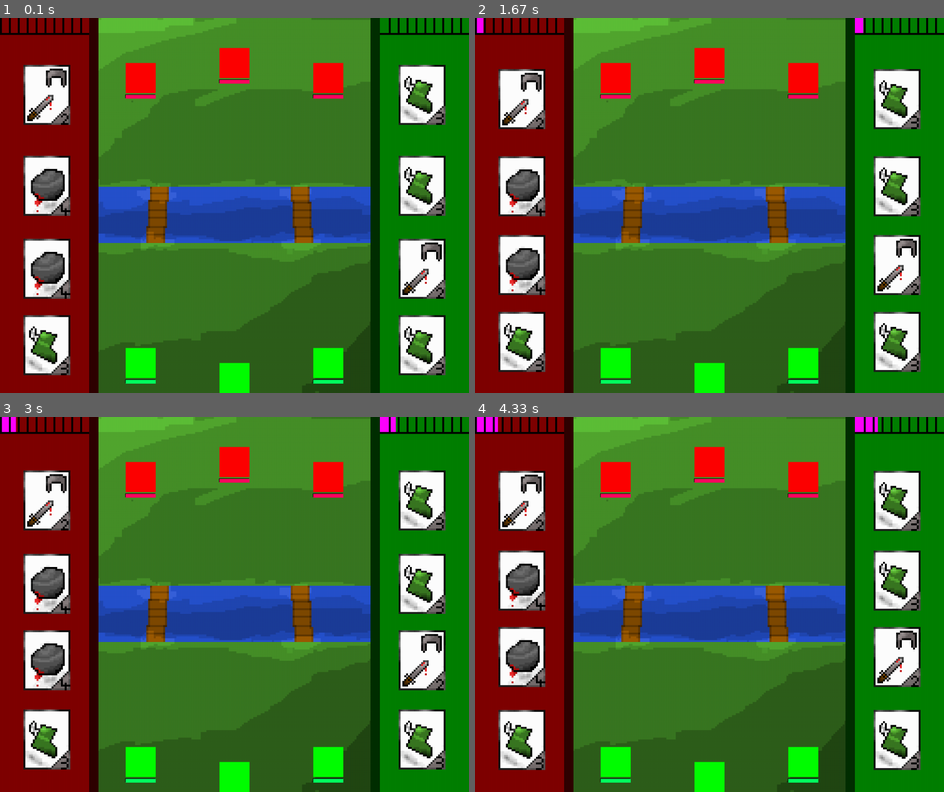
Above: before the commit, frames 1-4 (two rows, left to right).
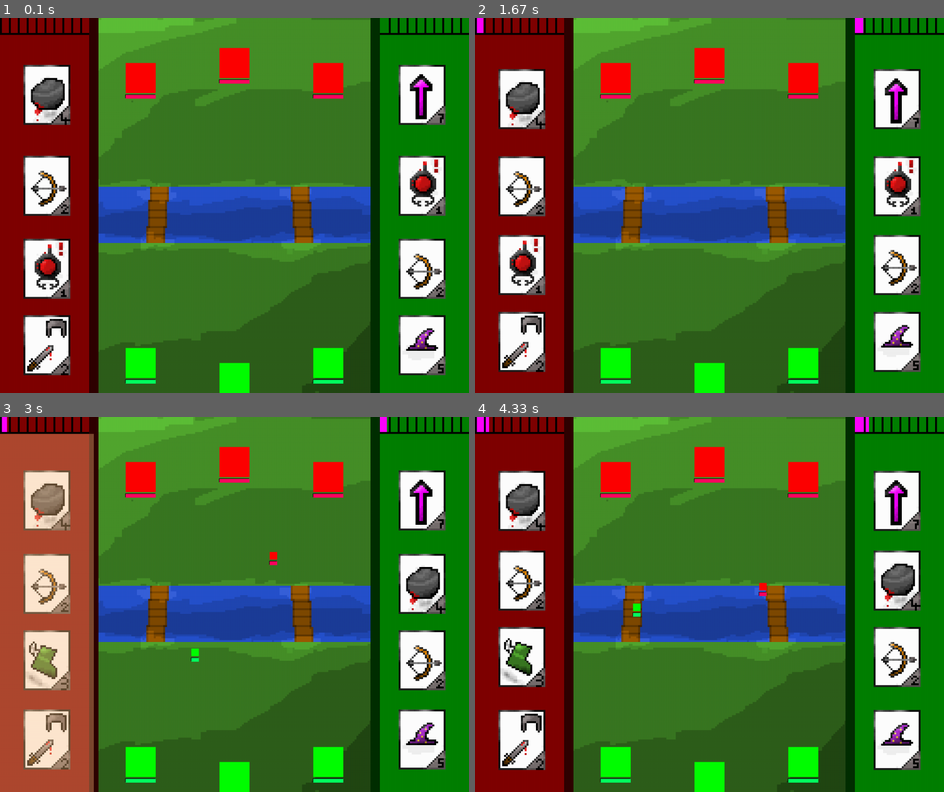
Above: after the commit, the same moments.

Repository: twattus/c_o_c-testing-on-pygame
Game: pygame game, started from c_o_c_py.py
Same seed, same stepped clock (60 frames per second), same inputs: the game is played once before the commit and once after it.
Inputs:
- Up to frame 1 (0.1 s): no input
- Up to frame 2 (1.67 s): no input
- Up to frame 3 (3 s): tap 8 at 1.83 s; tap 3 at 2.17 s
- Up to frame 4 (4.33 s): no input

The runs differ from the first frame. In frame 1, 5.1% of the frame differs, in the area x 5-95%, y 13-96%; in frame 2, 5.1%; in frame 3, 22%, in the area x 0-95%, y 0-100%; in frame 4, 5.5%.

Commit message:
Update to c_o_c_py.py, it's the new version now

Diff:
--- a/c_o_c_py.py
+++ b/c_o_c_py.py
@@ -9,10 +9,22 @@
 screen=pygame.display.set_mode((screen_x,screen_y))
 pygame.display.set_caption('C_o_c testing')
 
+
+transparent_p1_cooldown_bg=pygame.Surface((200,screen_y))
+transparent_p1_cooldown_bg.set_alpha(96)
+transparent_p1_cooldown_bg.fill((255,192,129))
+
+transparent_p2_cooldown_bg=pygame.Surface((200,screen_y))
+transparent_p2_cooldown_bg.set_alpha(96)
+transparent_p2_cooldown_bg.fill((192,255,192))
+
 p1_points_bar=0.0
 p2_points_bar=0.0
-
-#2d list, [hp,speed,atk_speed,range,behaviour_id,attack_id,size,cost]
+p1_regen_speed=1.0
+p2_regen_speed=1.0
+
+p1_deck_options=[1,2,3,4,5,6,7,8] #legend has it that two of the same card cannot be found on the same options table
+p2_deck_options=[1,2,3,4,5,6,7,8] #Hugo is a reasonably reliable source
 
 #ids are as follows
 bg_img=pygame.image.load("background_area_piskel.png").convert_alpha()
@@ -20,24 +32,38 @@
 red_victory_png=pygame.image.load("red_victory_piskel.png").convert_alpha()
 green_victory_png=pygame.image.load("green_victory_piskel.png").convert_alpha()
 
-tile_images=[0,
+tile_images=[0, #the tower has no icon because it can't be deployed
              pygame.image.load("generic_fellow_piskel.png").convert_alpha(),
              pygame.image.load("giant_piskel.png").convert_alpha(),
-             pygame.image.load("speedy_boi_piskel.png").convert_alpha(),]
-
+             pygame.image.load("speedy_boi_piskel.png").convert_alpha(),
+             pygame.image.load("wizard_icon_piskel.png").convert_alpha(),
+             pygame.image.load("angry_tree_fellow_piskel.png").convert_alpha(),
+             pygame.image.load("distraction_bot_piskel.png").convert_alpha(),
+             pygame.image.load("archer_piskel.png").convert_alpha(),
+             pygame.image.load("regen_piskel.png").convert_alpha(),]
+
+#2d list, [hp,speed,atk_speed,range,behaviour_id,attack_id,size,cost]
 unit_data=[[1000,0,120,300,0,0,64,-1], #0:tower
-           [40,1,60,32,1,0,24,2],#1:generic fellow
-           [500,0.4,120,100,2,3,36,4], #2:big boi
-           [50,2,6,128,1,2,20,3], #3: speedy fellow
-           [],
+           [100,1,60,32,1,0,24,2],#1:generic fellow
+           [300,0.4,120,100,2,3,36,4], #2:big boi
+           [100,2,6,128,1,2,20,3], #3: speedy fellow
+           [200,0.8,15,150,1,4,40,5], #4: wizard
+           [500,0.1,360,300,1,5,48,5], #5: ent
+           [400,2,1200,100,1,6,16,1], #6: distractor
+           [400,1.5,20,250,1,7,24,2], #7: archer
+           [1,1,1,1,1,1,1,7], #8: regen upgrade
            []
            ]
 
 #2d list: [dmg,abs_speed,size]
 projectile_data=[[10,40,16], #0:fire or smthn idk
                  [20,10,18], #1:strong proj idk
-                 [3,20,8], #2:bullet ig
+                 [15,20,8], #2:bullet ig
                  [50,5,40], #3: big boi attack (very technical vocabulary)
+                 [40,10,16], #4: magic thing ig
+                 [200,5,60], #5: tree?
+                 [20,20,32], #6: laser
+                 [16,10,20], #7: arrow
                  []]
 
 class projectile:
@@ -239,8 +265,8 @@
                 if pygame.Rect.colliderect(self.projectiles[e].rect,self.units[f].rect):
                     self.units[f].hp-=self.projectiles[e].dmg
                     if self.units[f].hp<=0:
-                        self.units[f].x-=10000 #same as with proj, its just safer to do it this way
-                    self.projectiles[e].x-=10000 #casts the projectile into the void, because removing items during iteration is severely dangerous
+                        self.units[f].x-=10000000 #same as with proj, its just safer to do it this way
+                    self.projectiles[e].x-=10000000 #casts the projectile into the void, because removing items during iteration is severely dangerous
                     break
         self.validate()
 
@@ -275,16 +301,43 @@
 #     units_container.units.append(unit(400+random.randint(-100,100),[700,300][e%2],[1,1,1,2][e%4],[True,False][e%2])) #debug testing
 
 p1_options=[]
-p1_cooldown=30
+p1_cooldown=0
 p2_options=[]
-p2_cooldown=30
+p2_cooldown=0
 
 def draw_options(options_list,x):
     for e in range(0,len(options_list)):
         screen.blit(tile_images[options_list[e]],(x,(16*math.sin((tick/160)+20*e))+100+(180*e)))
         #pygame.draw.rect(screen,[(0,0,0),(255,128,32),(128,255,32),(32,128,255)][options_list[e]],pygame.Rect(x,(16*math.sin((tick/160)+20*e))+100+(180*e),100,128))
 
+
+def refill_p1_options(removal_index):
+        global p1_options,p1_deck_options
+        while len(p1_options)<4:
+            if len(p1_deck_options)>=5:
+                random.shuffle(p1_deck_options)
+                if p1_deck_options[0] not in p1_options:
+                    p1_options.insert(removal_index,p1_deck_options[0])
+                    p1_deck_options.pop(0)
+            else:
+                p1_deck_options=[1,2,3,4,5,6,7,8]
+
+def refill_p2_options(removal_index):
+        global p2_options,p2_deck_options
+        while len(p2_options)<4:
+            if len(p2_deck_options)>=5:
+                random.shuffle(p2_deck_options)
+                if p2_deck_options[0] not in p2_options:
+                    p2_options.insert(removal_index,p2_deck_options[0])
+                    p2_deck_options.pop(0)
+            else:
+                p2_deck_options=[1,2,3,4,5,6,7,8]
+
+refill_p1_options(0)
+refill_p2_options(0)
+
 def choose_options():
+    global p1_regen_speed,p2_regen_speed
     global p1_cooldown,p1_points_bar
     if p1_cooldown==0 and (board[pygame.K_1] or board[pygame.K_2] or board[pygame.K_3] or board[pygame.K_4]):
         temp_p1_choices=[board[pygame.K_1],board[pygame.K_2],board[pygame.K_3],board[pygame.K_4]]
@@ -292,9 +345,14 @@
             if temp_p1_choices[e]:
                 if p1_points_bar>=unit_data[p1_options[e]][7]:
                     p1_points_bar-=unit_data[p1_options[e]][7]
-                    p1_cooldown=30
-                    units_container.units.append(unit(random.randint(-40,40)+(screen_x/2),200,p1_options[e],False))
-                    p1_options[e]=random.choice([1,1,1,2,3,3])
+                    # print(unit_data[p1_options[e]],unit_data[p1_options[e]][7])
+                    p1_cooldown=60
+                    if p1_options[e]==8:
+                        p1_regen_speed+=1
+                    else:
+                        units_container.units.append(unit(random.randint(-40,40)+(screen_x/2),200,p1_options[e],False))
+                    p1_options.pop(e)
+                    refill_p1_options(e)
                     break
 
     global p2_cooldown,p2_points_bar
@@ -304,9 +362,13 @@
             if temp_p2_choices[e]:
                 if p2_points_bar>=unit_data[p2_options[e]][7]:
                     p2_points_bar-=unit_data[p2_options[e]][7]
-                    p2_cooldown=30
-                    units_container.units.append(unit(random.randint(-40,40)+(screen_x/2),screen_y-200,p2_options[e],True))
-                    p2_options[e]=random.choice([1,1,2,3,3])
+                    p2_cooldown=60
+                    if p2_options[e]==8:
+                        p2_regen_speed+=1
+                    else:
+                        units_container.units.append(unit(random.randint(-40,40)+(screen_x/2),screen_y-200,p2_options[e],True))
+                    p2_options.pop(e)
+                    refill_p2_options(e)
                     break
 
 def player_presence():
@@ -342,24 +404,44 @@
                                         unit(500-32,screen_y-64,0,True),unit(300-32,screen_y-96,0,True),unit(700-32,screen_y-96,0,True)])
             p1_cooldown=0
             p1_options=[]
-            p1_points_bar=0.
+            p1_points_bar=0.0
+            p1_regen_speed=1
+            p1_deck_options=[1,2,3,4,5,6,7,8]
+            refill_p1_options(0)
+
 
             p2_cooldown=0
             p2_options=[]
             p2_points_bar=0.0
+            p2_regen_speed=1
+            p2_deck_options=[1,2,3,4,5,6,7,8]
+            refill_p2_options(0)
+
     else:
-        p1_points_bar+=0.01
-        p2_points_bar+=0.01
+        p1_points_bar+=0.01*p1_regen_speed
+        p2_points_bar+=0.01*p2_regen_speed
         p1_points_bar=min(p1_points_bar,10) #why not, let spaghetti code take the wheel
         p2_points_bar=min(p2_points_bar,10)
         p1_cooldown=max(p1_cooldown-1,0)
         p2_cooldown=max(p2_cooldown-1,0)
 
         choose_options()
-        while len(p1_options)<4:
-            p1_options.append(random.choice([1,1,2,3,3]))
-        while len(p2_options)<4:
-            p2_options.append(random.choice([1,1,2,3,3]))
+        # while len(p1_options)<4:
+        #     if len(p1_deck_options)>=1:
+        #         random.shuffle(p1_deck_options)
+        #         if p1_deck_options[0] not in p1_options:
+        #             p1_options.append(p1_deck_options[0])
+        #             p1_deck_options.pop(0)
+        #     else:
+        #         p1_deck_options=[1,2,3,4,5,6,7,8]
+        # while len(p2_options)<4:
+        #     if len(p2_deck_options)>=1:
+        #         random.shuffle(p2_deck_options)
+        #         if p2_deck_options[0] not in p2_options:
+        #             p2_options.append(p2_deck_options[0])
+        #             p2_deck_options.pop(0)
+        #     else:
+        #         p2_deck_options=[1,2,3,4,5,6,7,8]
 
 
 
@@ -386,6 +468,10 @@
         pygame.draw.rect(screen,(0,0,0),pygame.Rect(screen_x-190,32,190,4))
         draw_options(p1_options,50)
         draw_options(p2_options,850)
+        if p1_cooldown:
+            screen.blit(transparent_p1_cooldown_bg,(0,36))
+        if p2_cooldown:
+            screen.blit(transparent_p2_cooldown_bg,(800,36))
 
         #print(player_presence())
         units_container.update()
